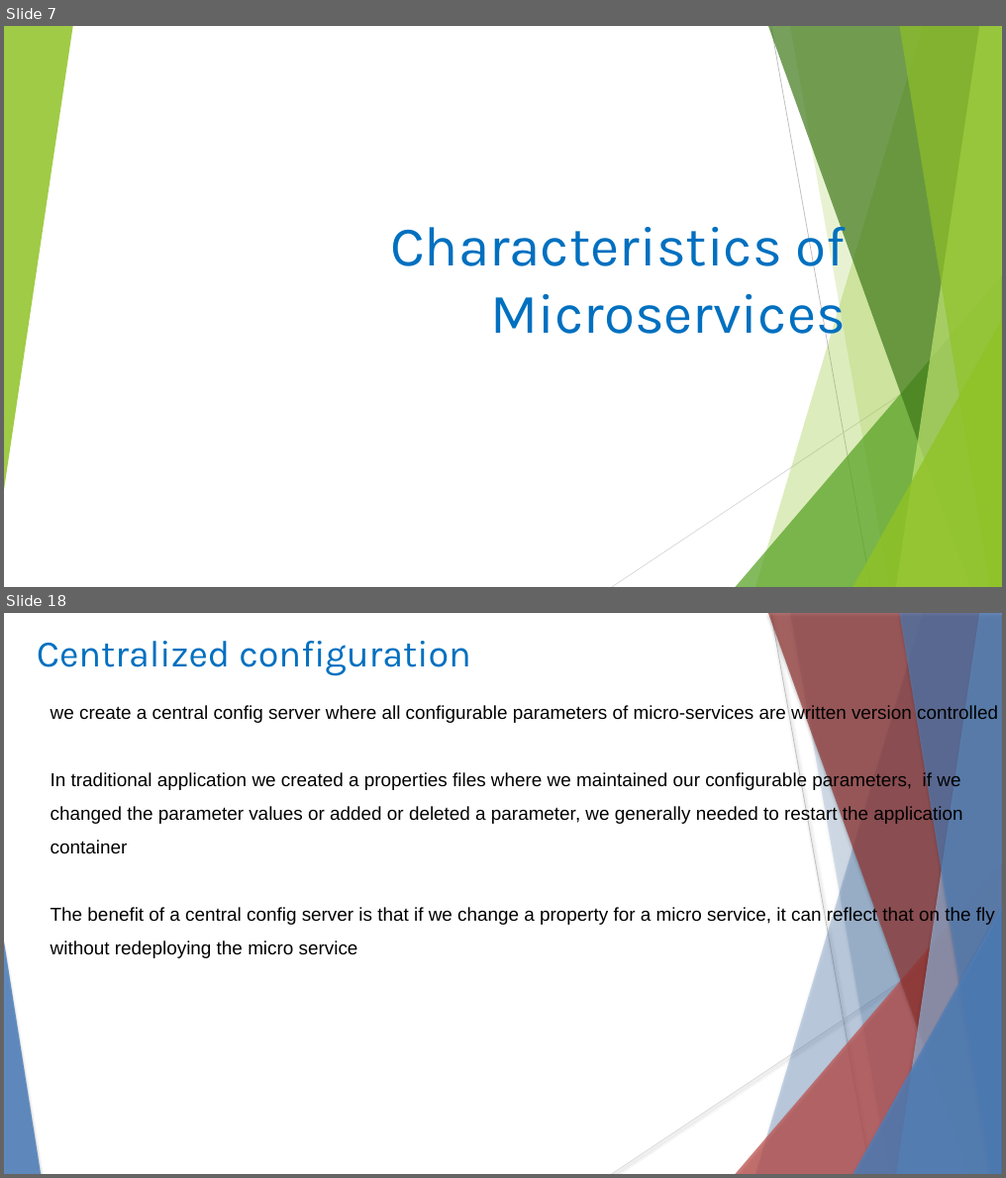
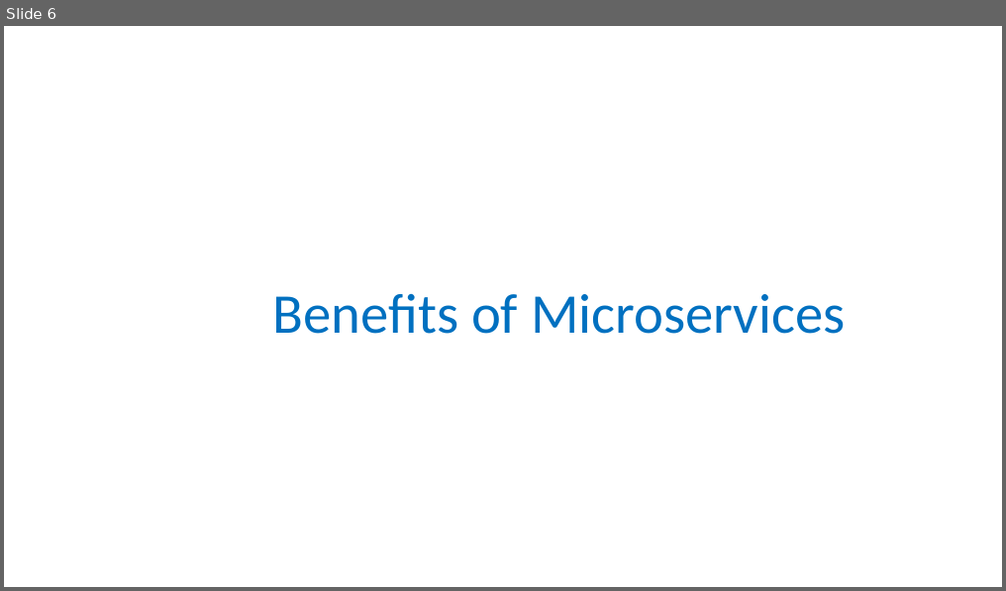
Before and after one commit to rameshbgm/Microservice, a slide deck: Micro Services.pptx. Shown one above the other, each under a label of ours: slides 7 and 18 before the commit, slide 6 after it; the slides between them are not shown. The pictures are 1006x1178 and 1006x591 pixels, drawn with LibreOffice and Linux fonts; fonts in the diff are those of the drawing. Boxes give left, top, right and bottom in pixels: in the first picture for what was removed or moved away, otherwise in the second. Text is boxed around its words. In the diff, an @@ line names an element or a change of style, - is before the commit and + after.

```diff
--- a/Micro Services.pptx
+++ b/Micro Services.pptx
@@ slide 18 removed at box(4, 613, 1002, 1174), background #FFFFFF @@
@@ title removed at box(37, 641, 471, 675) @@
-Centralized configuration
@@ freeform shape removed at box(755, 613, 1002, 1174) @@
@@ freeform shape removed at box(768, 613, 1002, 1174) @@
@@ line removed from (771, 613) to (871, 1174) @@
@@ freeform shape removed at box(790, 613, 1002, 1174) @@
@@ freeform shape removed at box(896, 613, 1002, 1174) @@
@@ freeform shape removed at box(899, 613, 1002, 1174) @@
@@ text removed at box(51, 705, 998, 959) @@
-  we create a central config server where all configurable parameters of micro-services are written version controlled
-  In traditional application we created a properties files where we maintained our configurable parameters, if we changed the parameter values or added or deleted a parameter, we generally needed to restart the application container
-  The benefit of a central config server is that if we change a property for a micro service, it can reflect that on the fly without redeploying the micro service
@@ triangle removed at box(736, 862, 1002, 1174) @@
@@ triangle removed at box(853, 907, 1002, 1174) @@
@@ line removed from (1002, 915) to (612, 1174) @@
@@ triangle removed at box(4, 942, 41, 1174) @@
@@ what was slide 7 is now slide 6 @@
@@ slide 6 changed as well @@
@@ group removed at box(4, 26, 1002, 587): 5 freeform shapes, 3 triangles, 2 lines @@
@@ text at box(273, 293, 845, 334): text changed; font Karla to Calibri @@
-Characteristics of Microservices
+Benefits of Microservices
```
Also in this commit, not shown: 16 other slides changed, 4 slides added, 5 other slides removed.
